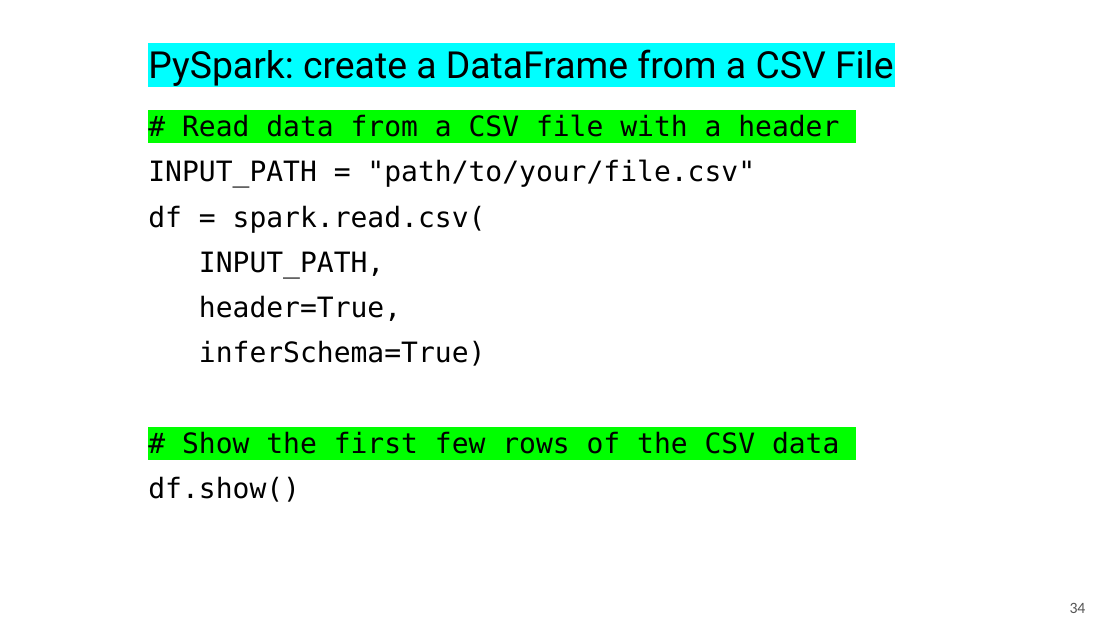
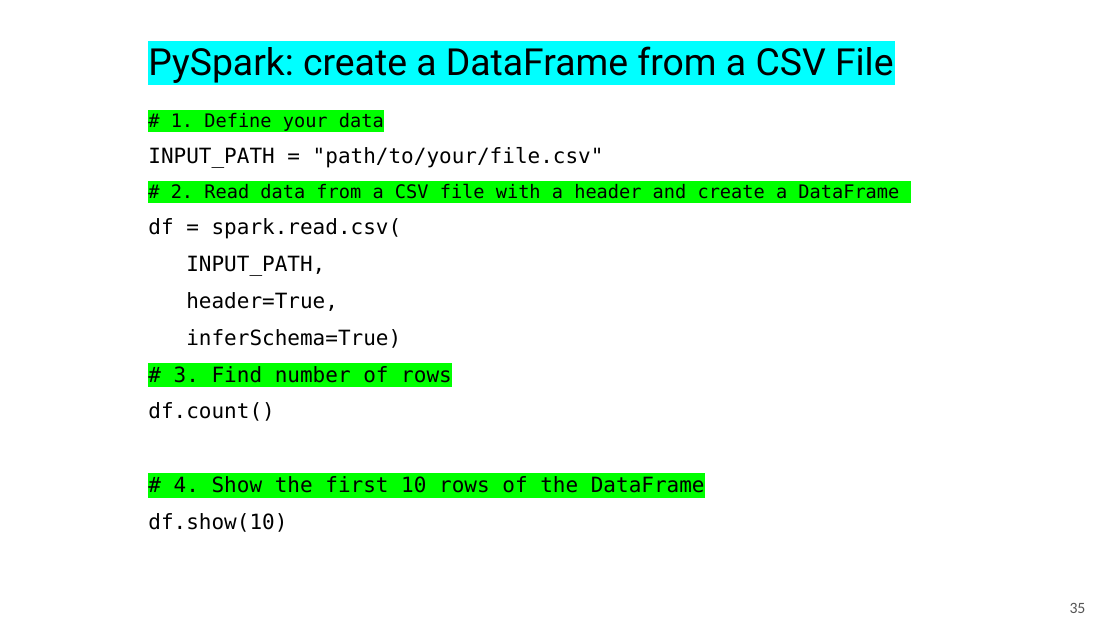
Before and after one commit to mahmoudparsian/big-data-modeling, a slide deck: slide 35 of course_information/COURSE_OUTLINE_10_WEEKS.pptx (slide 34 before the commit). Drawn at 1120x630 pixels with LibreOffice and Linux fonts; fonts in the diff are those of the drawing; background and template pictures are left out. Boxes give left, top, right and bottom in pixels: in the first picture for what was removed or moved away, otherwise in the second. Text is boxed around its words. In the diff, an @@ line names an element or a change of style, - is before the commit and + after.

```diff
--- a/course_information/COURSE_OUTLINE_10_WEEKS.pptx
+++ b/course_information/COURSE_OUTLINE_10_WEEKS.pptx
@@ subtitle at (x1=171, y1=112, x2=384, y2=131): text changed; size 24 to 16 pt @@
-# Read data from a CSV file with a header
+# 1. Define your data
@@ subtitle at (x1=148, y1=147, x2=604, y2=348): size 24 to 18 pt in "INPUT_PATH = "path/to/your/file.csv"", "df = spark.read.csv(", "INPUT_PATH,", "header=True," and 1 more places @@
@@ subtitle at (x1=171, y1=183, x2=899, y2=199): paragraph added @@
+# 2. Read data from a CSV file with a header and create a DataFrame
@@ subtitle at (x1=148, y1=366, x2=705, y2=532): text changed; size 24 to 18 pt @@
-# Show the first few rows of the CSV data
-df.show()
+# 3. Find number of rows
+df.count()
+# 4. Show the first 10 rows of the DataFrame
+df.show(10)
@@ page number at (x1=1070, y1=603, x2=1086, y2=613): text changed @@
-34
+35
```
Also in this commit, not shown: 23 other slides changed, 2 slides added, 2 other files.
